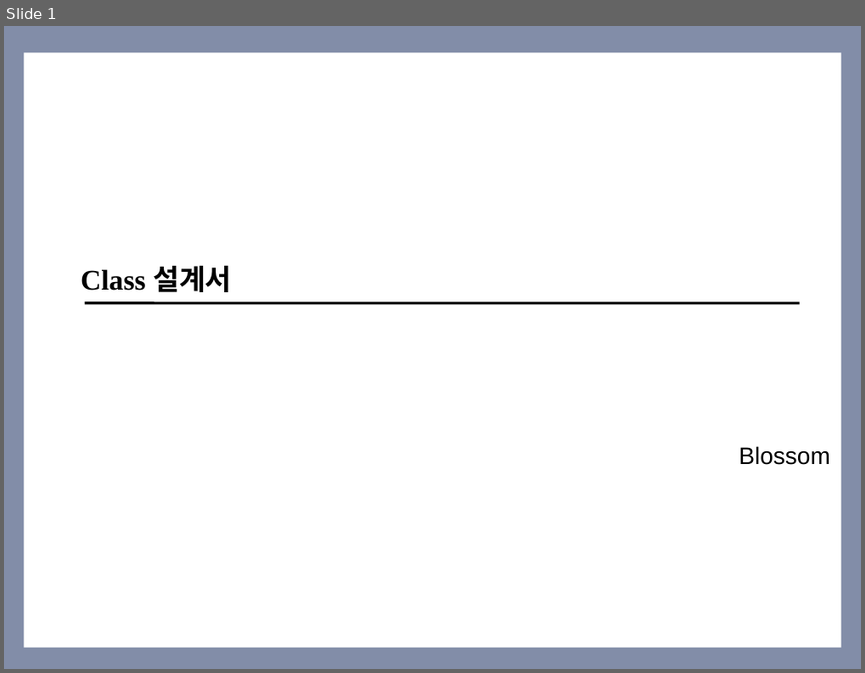
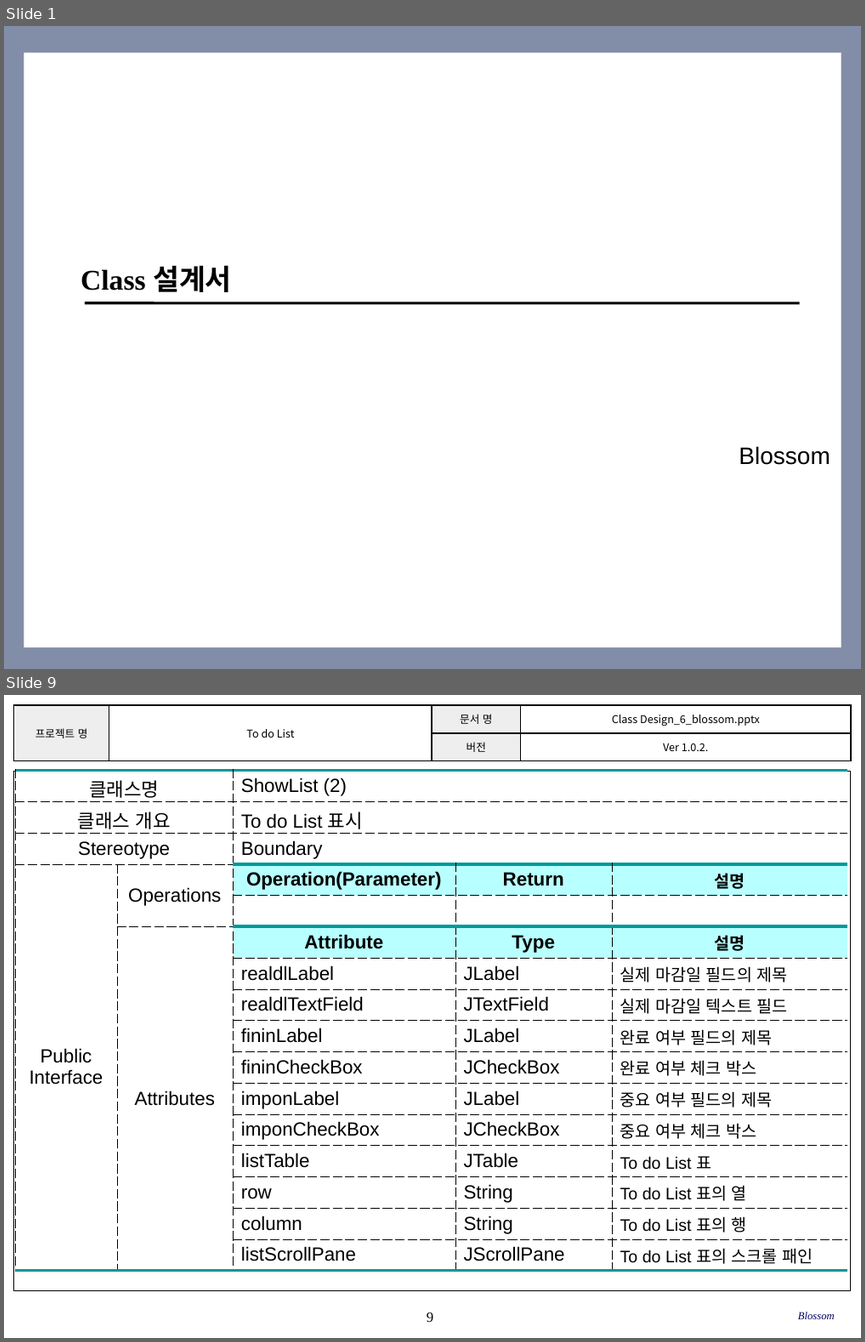
Before and after one commit to SE-admin/SE2017_6_blossom, a slide deck: doc/3_ 설계서/Class Design_6_blossom.pptx. Shown one above the other, each under a label of ours: slide 1 before the commit, slides 1 and 9 after it; the slides between them are not shown. The pictures are 865x673 and 865x1342 pixels, drawn with LibreOffice and Linux fonts; fonts in the diff are those of the drawing; background and template pictures are left out. Boxes give left, top, right and bottom in pixels: in the first picture for what was removed or moved away, otherwise in the second. Text is boxed around its words. In the diff, an @@ line names an element or a change of style, - is before the commit and + after.

Commit message:
2017 - 05 - 25	Ver 1.0.2	StartLogin, RegistCourse, ShowList 클래스 추가	임현

```diff
--- a/doc/3_ 설계서/Class Design_6_blossom.pptx
+++ b/doc/3_ 설계서/Class Design_6_blossom.pptx
@@ slide 9 added at (4,695,861,1338), background #FFFFFF @@
@@ table added at (13,705,851,801), 2 rows, 4 columns @@
+프로젝트 명 | To do List | 문서 명 | Class Design_6_blossom.pptx
+ |  | 버전 | Ver 1.0.2.
@@ table added at (15,771,847,1270), 16 rows, 5 columns @@
+클래스명 |  | ShowList (2) |  | 
+클래스 개요 |  | To do List 표시 |  | 
+Stereotype |  | Boundary |  | 
+Public / Interface | Operations | Operation(Parameter) | Return | 설명
+ |  |  |  | 
+ | Attributes | Attribute | Type | 설명
+ |  | realdlLabel | JLabel | 실제 마감일 필드의 제목
+ |  | realdlTextField | JTextField | 실제 마감일 텍스트 필드
+ |  | fininLabel | JLabel | 완료 여부 필드의 제목
+ |  | fininCheckBox | JCheckBox | 완료 여부 체크 박스
+ |  | imponLabel | JLabel | 중요 여부 필드의 제목
+ |  | imponCheckBox | JCheckBox | 중요 여부 체크 박스
+ |  | listTable | JTable | To do List 표
+ |  | row | String | To do List 표의 열
+ |  | column | String | To do List 표의 행
+ |  | listScrollPane | JScrollPane | To do List 표의 스크롤 패인
@@ rectangle added at (13,771,851,1291), outline #000000 0.75 pt @@
@@ page number added at (426,1312,433,1321), 12 pt, text #000000 @@
+9
@@ text added at (798,1311,834,1319), 9 pt, text #000066, italic @@
+Blossom
```
Also in this commit, not shown: 2 slides changed, 5 other slides added.
